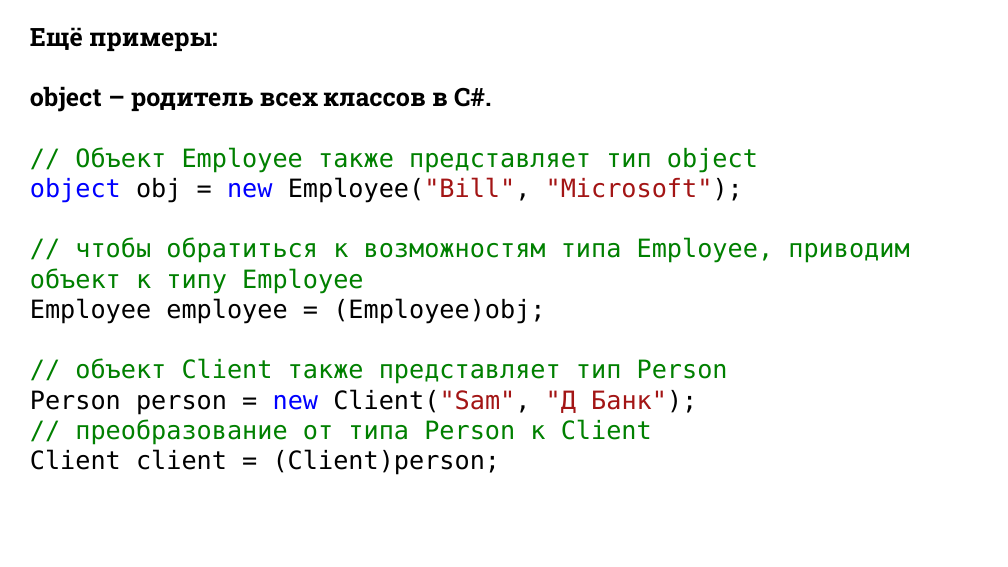
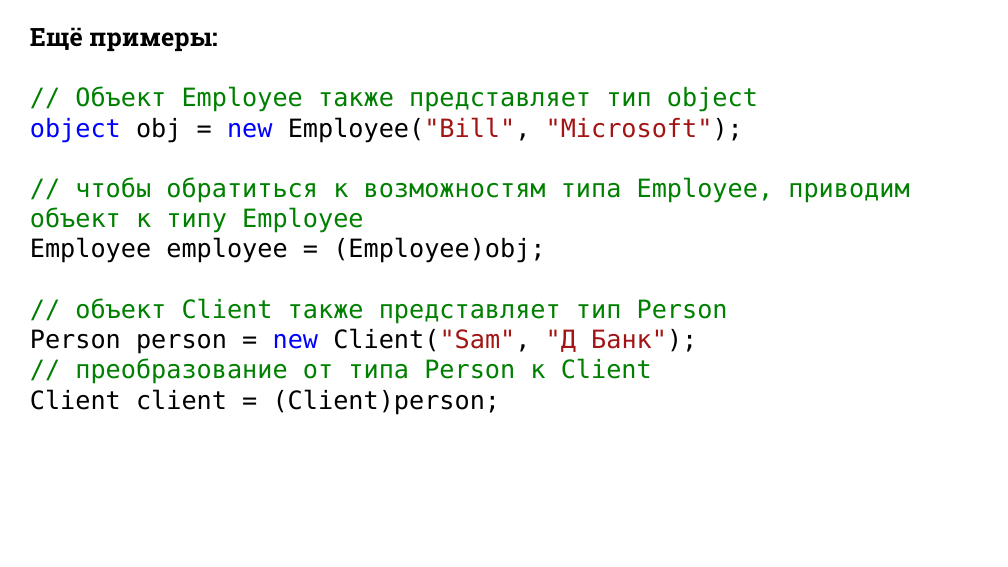
Before and after one commit to DaniilKlyukin/ITiP-2, a slide deck: slide 42 of Лекции/ИТиП 2 лек 3.pptx (slide 34 before the commit). Drawn at 1008x567 pixels with LibreOffice and Linux fonts; fonts in the diff are those of the drawing. Boxes give left, top, right and bottom in pixels: in the first picture for what was removed or moved away, otherwise in the second. Text is boxed around its words. In the diff, an @@ line names an element or a change of style, - is before the commit and + after.

```diff
--- a/Лекции/ИТиП 2 лек 3.pptx
+++ b/Лекции/ИТиП 2 лек 3.pptx
@@ text at <box>30,86,491,112</box>: paragraph removed @@
-object – родитель всех классов в C#.
```
Also in this commit, not shown: 1 other slide changed, 11 slides added, 1 other file.
